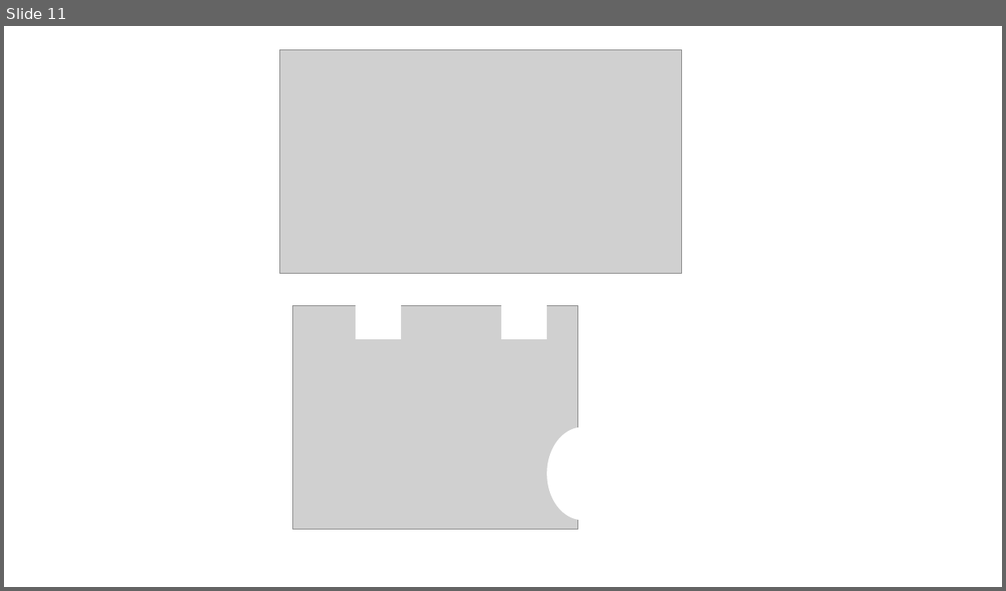
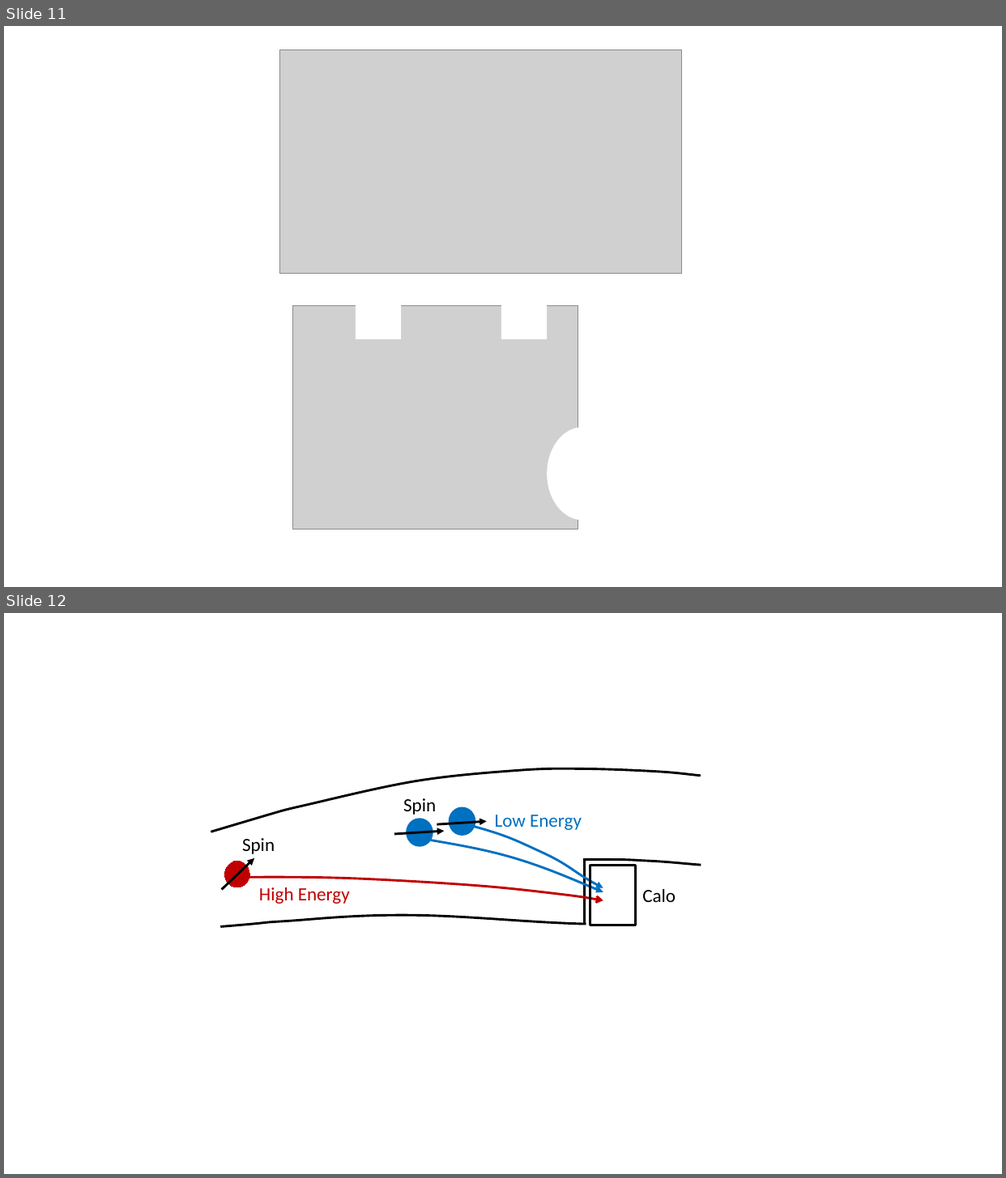
Before and after one commit to nkinnaird/Dissertation, a slide deck: KinnairdThesis/Body/Figures/ThesisImages.pptx. Shown one above the other, each under a label of ours: slide 11 before the commit, slides 11 and 12 after it. The pictures are 1006x591 and 1006x1178 pixels, drawn with LibreOffice and Linux fonts; fonts in the diff are those of the drawing; grey boxes stand for pictures. Boxes give left, top, right and bottom in pixels: in the first picture for what was removed or moved away, otherwise in the second. Text is boxed around its words. In the diff, an @@ line names an element or a change of style, - is before the commit and + after.

```diff
--- a/KinnairdThesis/Body/Figures/ThesisImages.pptx
+++ b/KinnairdThesis/Body/Figures/ThesisImages.pptx
@@ slide 12 added at (x1=4, y1=613, x2=1002, y2=1174), background #FFFFFF @@
@@ freeform shape added at (x1=211, y1=769, x2=701, y2=832), outline #000000 2.25 pt @@
@@ text added at (x1=403, y1=798, x2=436, y2=815), 18 pt, text #000000 @@
+Spin
@@ arrow added from (394, 834) to (444, 831), #000000 2.25 pt @@
@@ ellipse added at (x1=407, y1=820, x2=432, y2=845), fill #0070C0, outline #0070C0 2.25 pt @@
@@ arrow added from (437, 825) to (487, 821), #000000 2.25 pt @@
@@ ellipse added at (x1=450, y1=808, x2=474, y2=835), fill #0070C0, outline #0070C0 2.25 pt @@
@@ freeform shape added at (x1=474, y1=826, x2=603, y2=888), outline #0070C0 2.25 pt @@
@@ text added at (x1=495, y1=815, x2=582, y2=833), 18 pt, text #0070C0 @@
+Low Energy
@@ text added at (x1=242, y1=838, x2=275, y2=854), 18 pt, text #000000 @@
+Spin
@@ freeform shape added at (x1=431, y1=841, x2=603, y2=893), outline #0070C0 2.25 pt @@
@@ arrow added from (222, 890) to (255, 858), #000000 2.25 pt @@
@@ ellipse added at (x1=225, y1=862, x2=249, y2=888), fill #C00000, outline #C00000 0.75 pt @@
@@ freeform shape added at (x1=248, y1=877, x2=603, y2=901), outline #C00000 2.25 pt @@
@@ freeform shape added at (x1=584, y1=859, x2=701, y2=865), outline #000000 2.25 pt @@
@@ line added from (585, 858) to (585, 924), #000000 2.25 pt @@
@@ rectangle added at (x1=590, y1=865, x2=635, y2=925), outline #000000 2.25 pt @@
@@ text added at (x1=259, y1=888, x2=350, y2=904), 18 pt, text #C00000 @@
+High Energy
@@ text added at (x1=642, y1=889, x2=675, y2=902), 18 pt, text #000000 @@
+Calo
@@ freeform shape added at (x1=220, y1=915, x2=586, y2=926), outline #000000 2.25 pt @@
```
Also in this commit, not shown: 10 other files.
